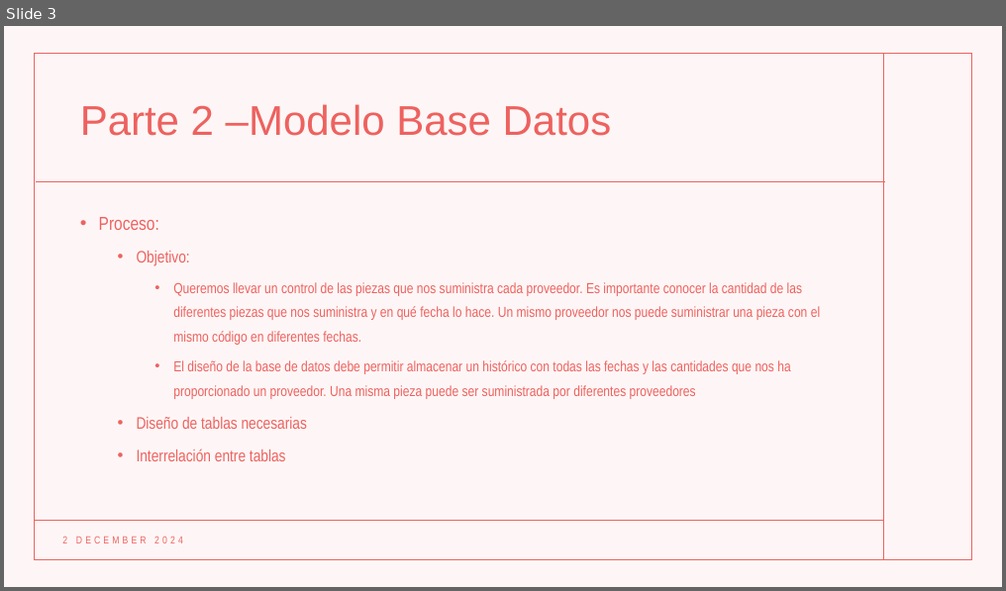
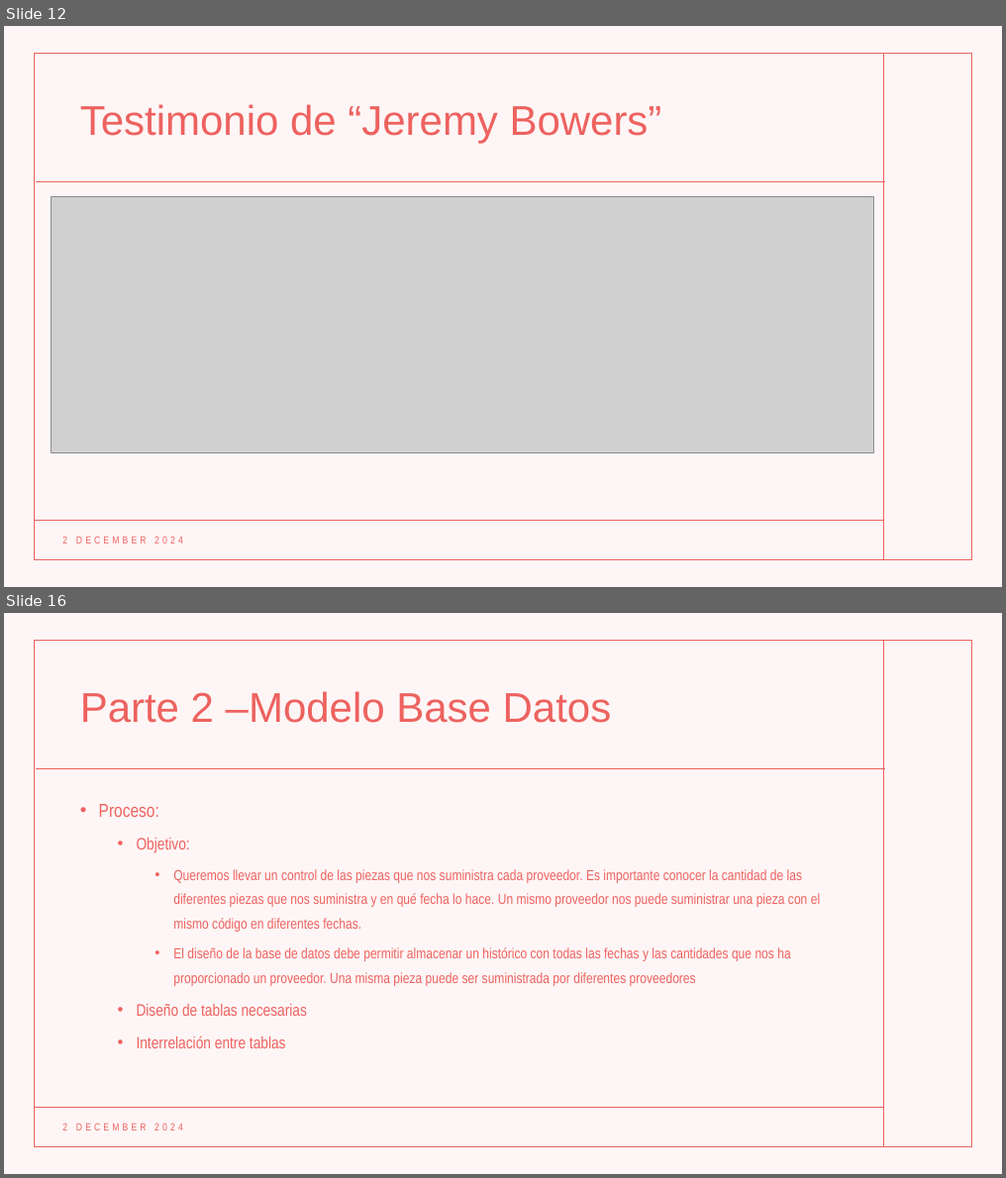
Before and after one commit to Rommel-DS/Team-Challenge---Sherlock-SQL, a slide deck: TEAM CHALLENGE.pptx. Shown one above the other, each under a label of ours: slide 3 before the commit, slides 12 and 16 after it; the slides between them are not shown. The pictures are 1006x591 and 1006x1178 pixels, drawn with LibreOffice and Linux fonts; fonts in the diff are those of the drawing; grey boxes stand for pictures. Boxes give left, top, right and bottom in pixels: in the first picture for what was removed or moved away, otherwise in the second. Text is boxed around its words. In the diff, an @@ line names an element or a change of style, - is before the commit and + after.

```diff
--- a/TEAM CHALLENGE.pptx
+++ b/TEAM CHALLENGE.pptx
@@ slide 12 added at box(4, 26, 1002, 587), background #FFFFFF; not listed: 5 template elements that a slide beside it also shows @@
@@ title added at box(80, 104, 662, 143), 40 pt, text #ED625F @@
+Testimonio de “Jeremy Bowers”
@@ picture added at box(52, 196, 874, 453) @@
@@ text added at box(62, 536, 183, 544), 10 pt, text #ED625F @@
+2 DECEMBER 2024
@@ what was slide 3 is now slide 16 @@
```
Also in this commit, not shown: 12 other slides added.
